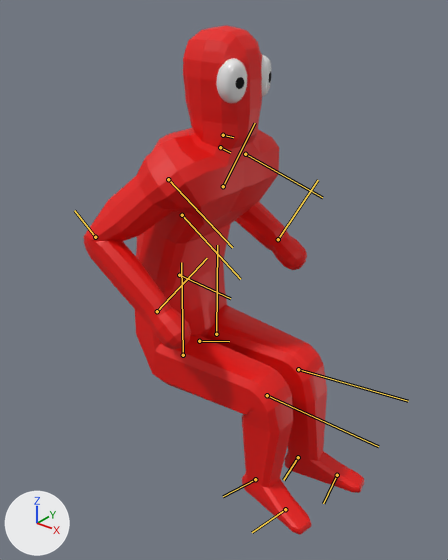
An edit to the FBX model Assets/Models/Player/PlayerModel-Amimated.fbx, drawn before and after from the same camera.
One viewpoint serves both versions: a 50 mm lens placed at (2.01, -2.54, 2.83), pointed at (0.04, -0.08, 1.3). The lights are fixed; the arrows at lower left show +X, +Y and +Z. Both versions are drawn at frame 27 of the action 'Armature|Row'; the numbers are the values there. The bones that bend it are drawn over the model as lines.

The first picture shows 'PlayerModel'.
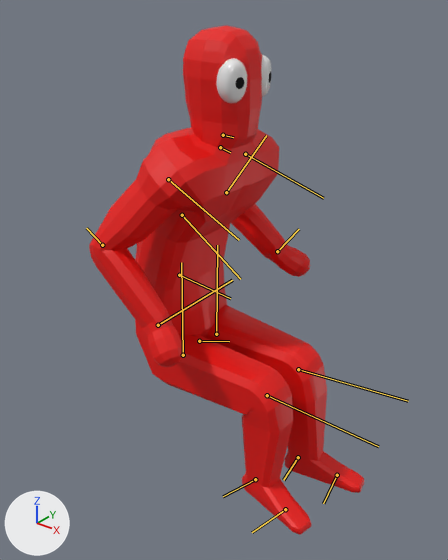
Commit message: Player Updates

Boxes [x1, y1, x2, y2] around the edits, measured in the pictures (448 x 560 px):
'PlayerModel', posed
    before: [84, 25, 364, 535]
    after: [89, 25, 364, 535]
bone 'UpperArm.L', root to tip
    before: (245, 154) to (322, 197)
    after: (245, 154) to (323, 198)
bone 'LowerArm.L', root to tip
    before: (223, 186) to (255, 123)
    after: (226, 192) to (266, 135)
bone 'Hand.L', root to tip
    before: (278, 239) to (318, 180)
    after: (277, 251) to (299, 229)
bone 'UpperArm.R', root to tip
    before: (168, 179) to (232, 247)
    after: (168, 179) to (239, 240)
bone 'LowerArm.R', root to tip
    before: (95, 237) to (74, 210)
    after: (102, 245) to (86, 228)
bone 'Hand.R', root to tip
    before: (157, 311) to (207, 258)
    after: (158, 325) to (232, 280)

The change, as a list of edits to the scene's bpy script:
```text
Change bone_upperarm_l:
    where bone_upperarm_l = bpy.data.objects['Armature'].pose.bones['UpperArm.L']  # child of 'UpperChest'
    bone_upperarm_l.rotation_quaternion: (0.846, -0.127, -0.477, -0.198) -> (0.845, -0.131, -0.496, -0.152)  # degrees (-3, -59, -25) -> degrees (-8, -61, -15)
Change bone_lowerarm_l:
    where bone_lowerarm_l = bpy.data.objects['Armature'].pose.bones['LowerArm.L']  # child of 'UpperArm.L'
    bone_lowerarm_l.rotation_quaternion: (0.619, 0.0, -0.328, 0.714) -> (0.691, 0.0, -0.301, 0.657)  # degrees (-31, -24, 105) -> degrees (-26, -25, 93)
Change bone_hand_l:
    where bone_hand_l = bpy.data.objects['Armature'].pose.bones['Hand.L']  # child of 'LowerArm.L'
    bone_hand_l.rotation_quaternion: (1.0, 0.0, 0.0, 0.0) -> (0.939, 0.274, 0.209, -0.01)  # degrees (0, 0, 0) -> degrees (34, 23, 6)
Change bone_upperarm_r:
    where bone_upperarm_r = bpy.data.objects['Armature'].pose.bones['UpperArm.R']  # child of 'UpperChest'
    bone_upperarm_r.rotation_quaternion: (0.855, 0.082, 0.396, 0.324) -> (0.849, 0.095, 0.366, 0.37)  # degrees (31, 39, 52) -> degrees (31, 33, 57)
Change bone_lowerarm_r:
    where bone_lowerarm_r = bpy.data.objects['Armature'].pose.bones['LowerArm.R']  # child of 'UpperArm.R'
    bone_lowerarm_r.rotation_quaternion: (0.677, 0.0, 0.664, 0.317) -> (0.751, 0.0, 0.596, 0.284)  # degrees (74, 64, 101) -> degrees (50, 64, 73)
Change bone_hand_r:
    where bone_hand_r = bpy.data.objects['Armature'].pose.bones['Hand.R']  # child of 'LowerArm.R'
    bone_hand_r.rotation_quaternion: (1.0, 0.0, 0.0, 0.0) -> (0.977, -0.144, -0.154, -0.013)  # degrees (0, 0, 0) -> degrees (-17, -18, 1)
```
